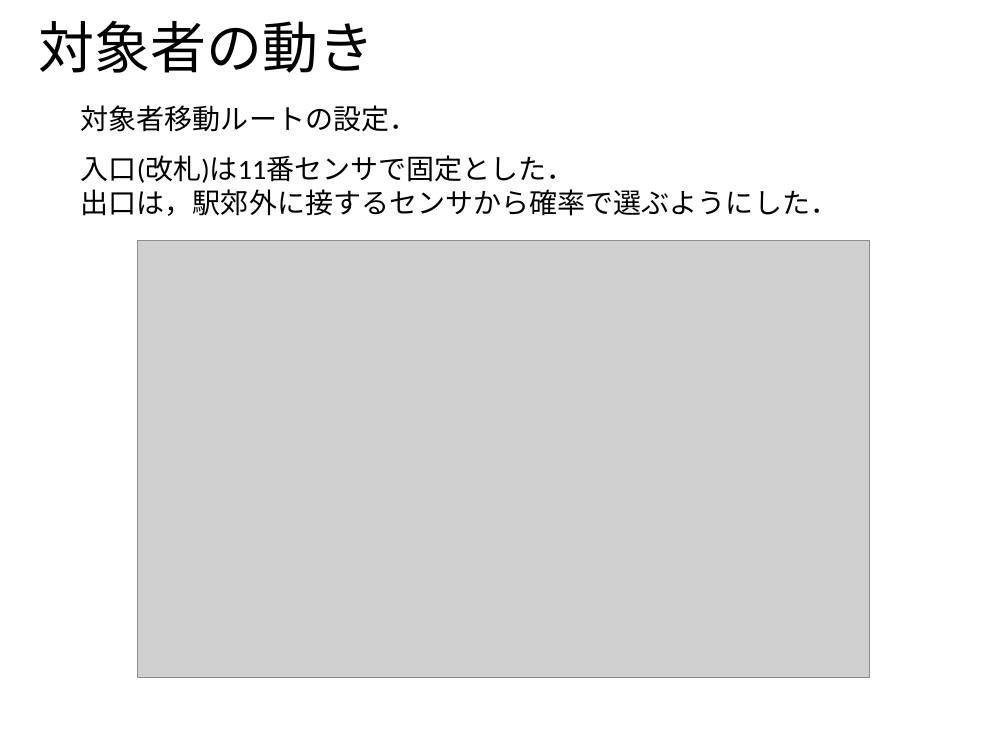
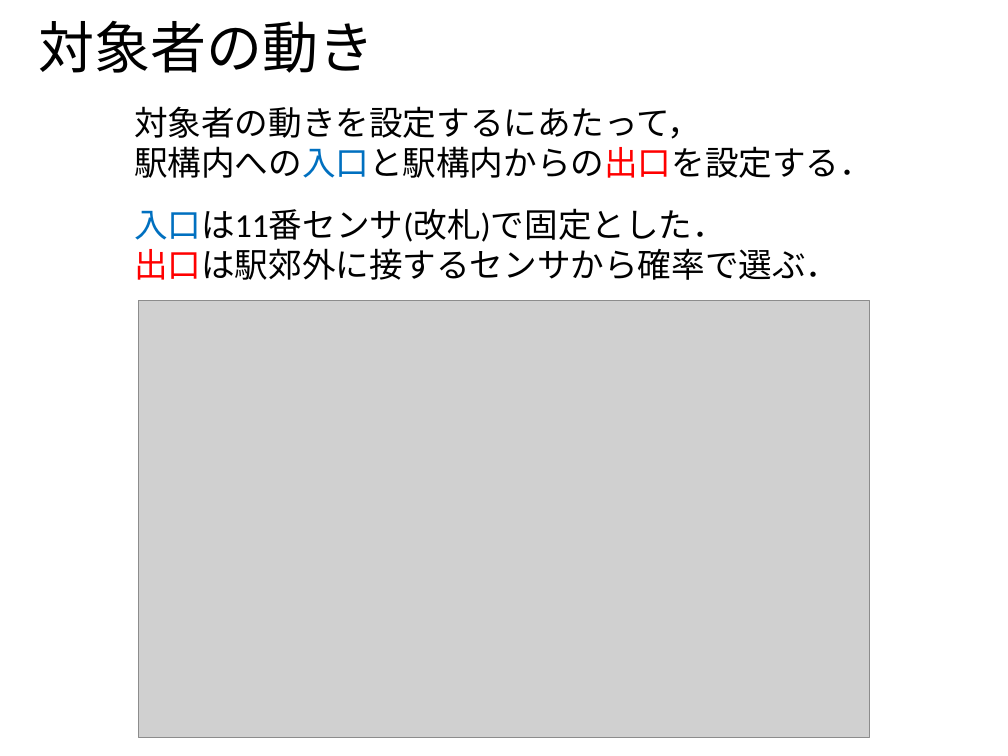
Before and after one commit to ao-megane/LplcOpenDataConverter, a slide deck: slide 18 of LplcOpenDataConverter/LplcOpenDataConverter/プレゼン/多地点カメラを用いた見守りサービスにおける第三者のプライバシデータ流出比の定量評価.pptx. Drawn at 1008x756 pixels with LibreOffice and Linux fonts; fonts in the diff are those of the drawing; grey boxes stand for pictures; background and template pictures are left out. Boxes give left, top, right and bottom in pixels: in the first picture for what was removed or moved away, otherwise in the second. Text is boxed around its words. In the diff, an @@ line names an element or a change of style, - is before the commit and + after.

```diff
--- a/LplcOpenDataConverter/LplcOpenDataConverter/プレゼン/多地点カメラを用いた見守りサービスにおける第三者のプライバシデータ流出比の定量評価.pptx
+++ b/LplcOpenDataConverter/LplcOpenDataConverter/プレゼン/多地点カメラを用いた見守りサービスにおける第三者のプライバシデータ流出比の定量評価.pptx
@@ text removed at box(81, 105, 418, 132) @@
-対象者移動ルートの設定．
@@ text added at box(134, 106, 873, 178), 24 pt, text #000000 @@
+対象者の動きを設定するにあたって，
+駅構内への入口と駅構内からの出口を設定する．
@@ text at box(134, 208, 839, 280): text changed; size 20 to 24 pt @@
-入口(改札)は11番センサで固定とした．
-出口は，駅郊外に接するセンサから確率で選ぶようにした．
+入口は11番センサ(改札)で固定とした．
+出口は駅郊外に接するセンサから確率で選ぶ．
@@ picture: place and size @@
-picture at box(138, 241, 870, 677)
+picture at box(138, 300, 870, 737)
```
Also in this commit, not shown: 32 other slides changed, 1 slide added, 2 slides removed, 1 other file.
